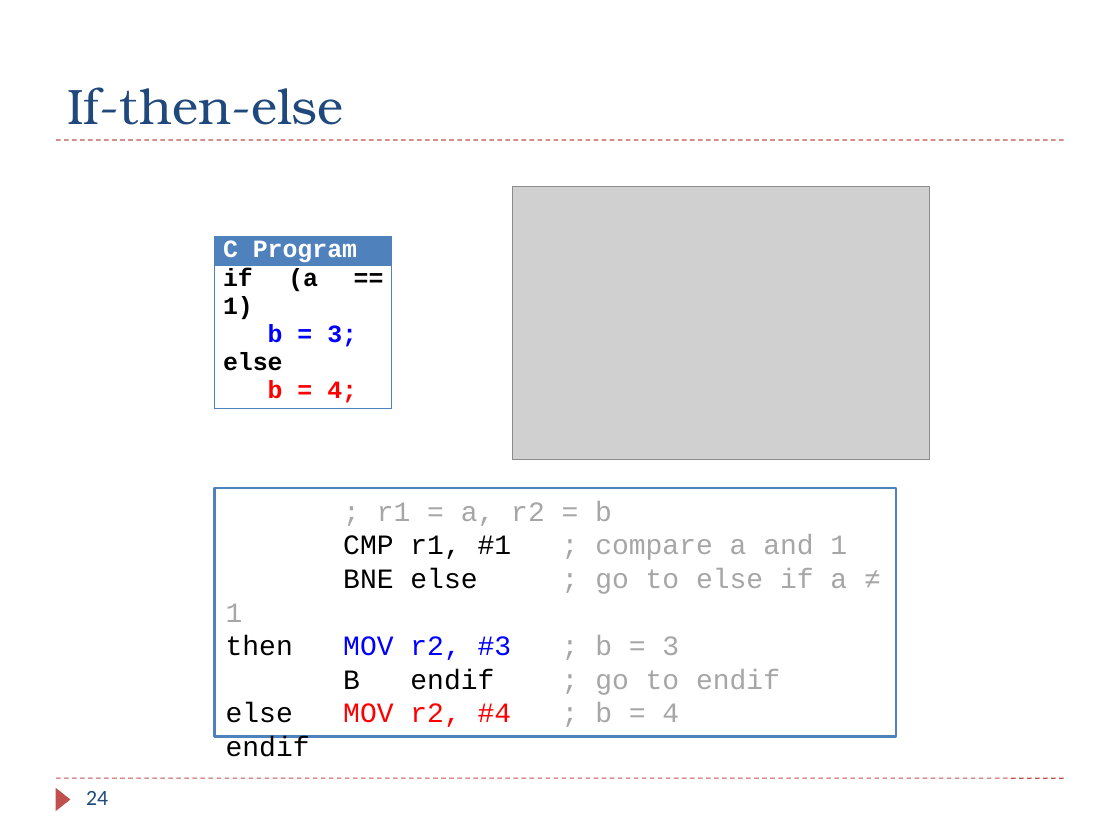
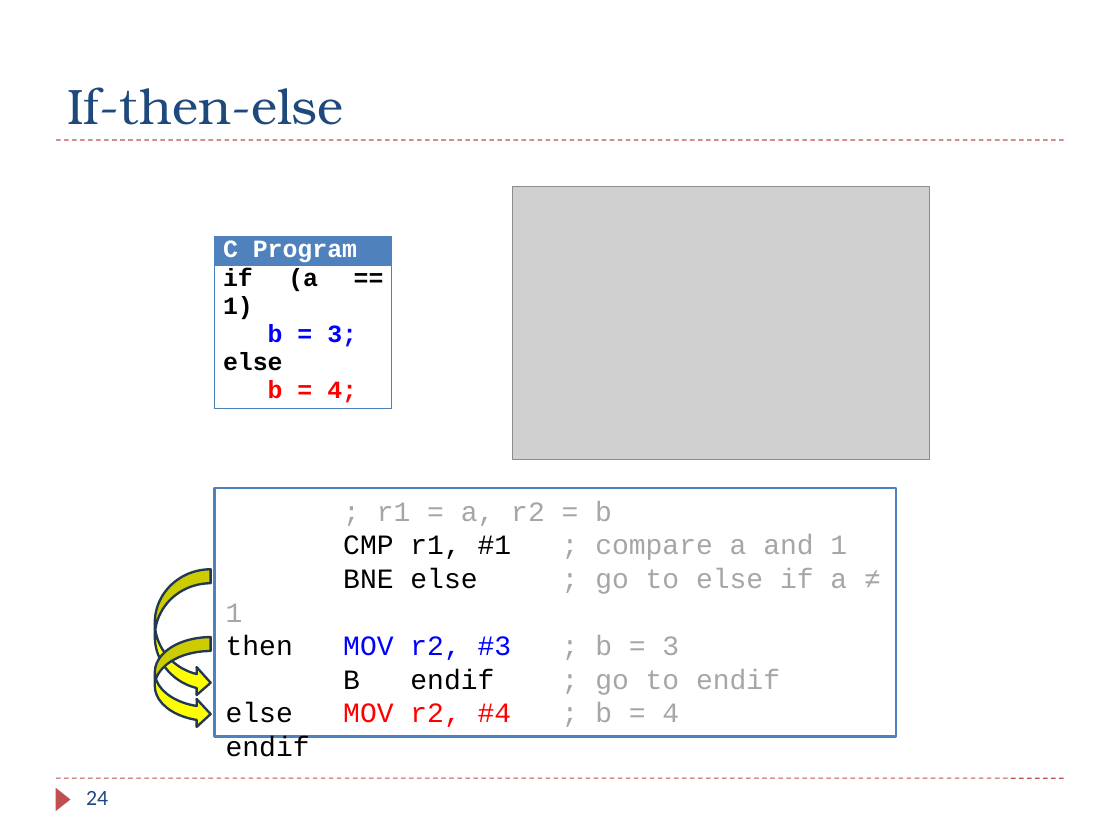
Before and after one commit to guhofstra/CSC111Fa25, a slide deck: slide 24 of PPTs/bak/Textbook Lecture_Slides_V3/Chapter_06_ARM_Flow_Control.pptx. Drawn at 1120x840 pixels with LibreOffice and Linux fonts; fonts in the diff are those of the drawing; grey boxes stand for pictures. Boxes give left, top, right and bottom in pixels: in the first picture for what was removed or moved away, otherwise in the second. Text is boxed around its words. In the diff, an @@ line names an element or a change of style, - is before the commit and + after.

```diff
--- a/PPTs/bak/Textbook Lecture_Slides_V3/Chapter_06_ARM_Flow_Control.pptx
+++ b/PPTs/bak/Textbook Lecture_Slides_V3/Chapter_06_ARM_Flow_Control.pptx
@@ curved right arrow added at [155,569,211,697], fill #FFFF00, outline #233953 1.5 pt @@
@@ curved right arrow added at [155,637,211,728], fill #FFFF00, outline #233953 1.5 pt @@
```
Also in this commit, not shown: 19 other slides changed, 1 slide added, 3 slides removed, 44 other files.
